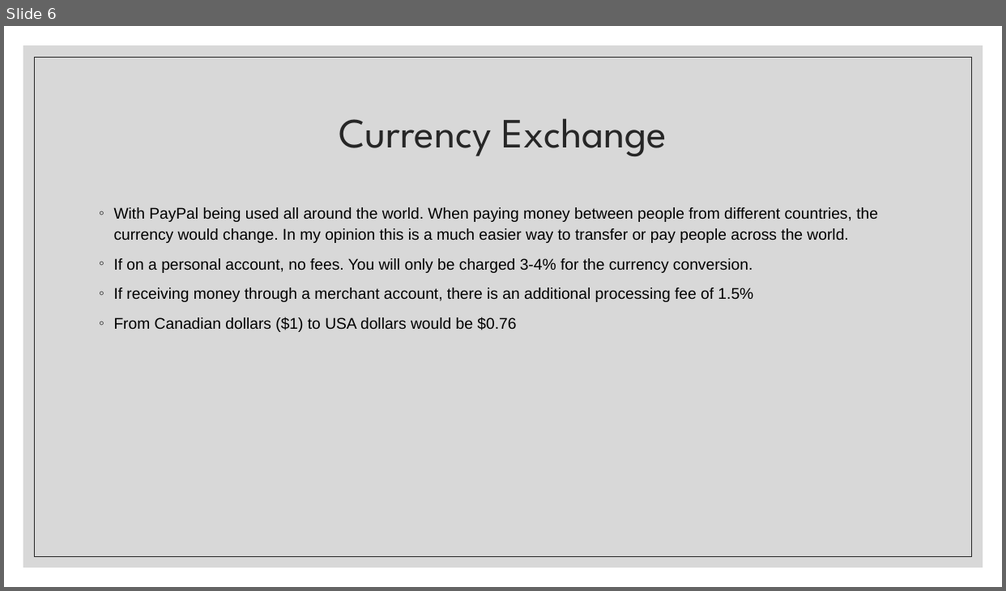
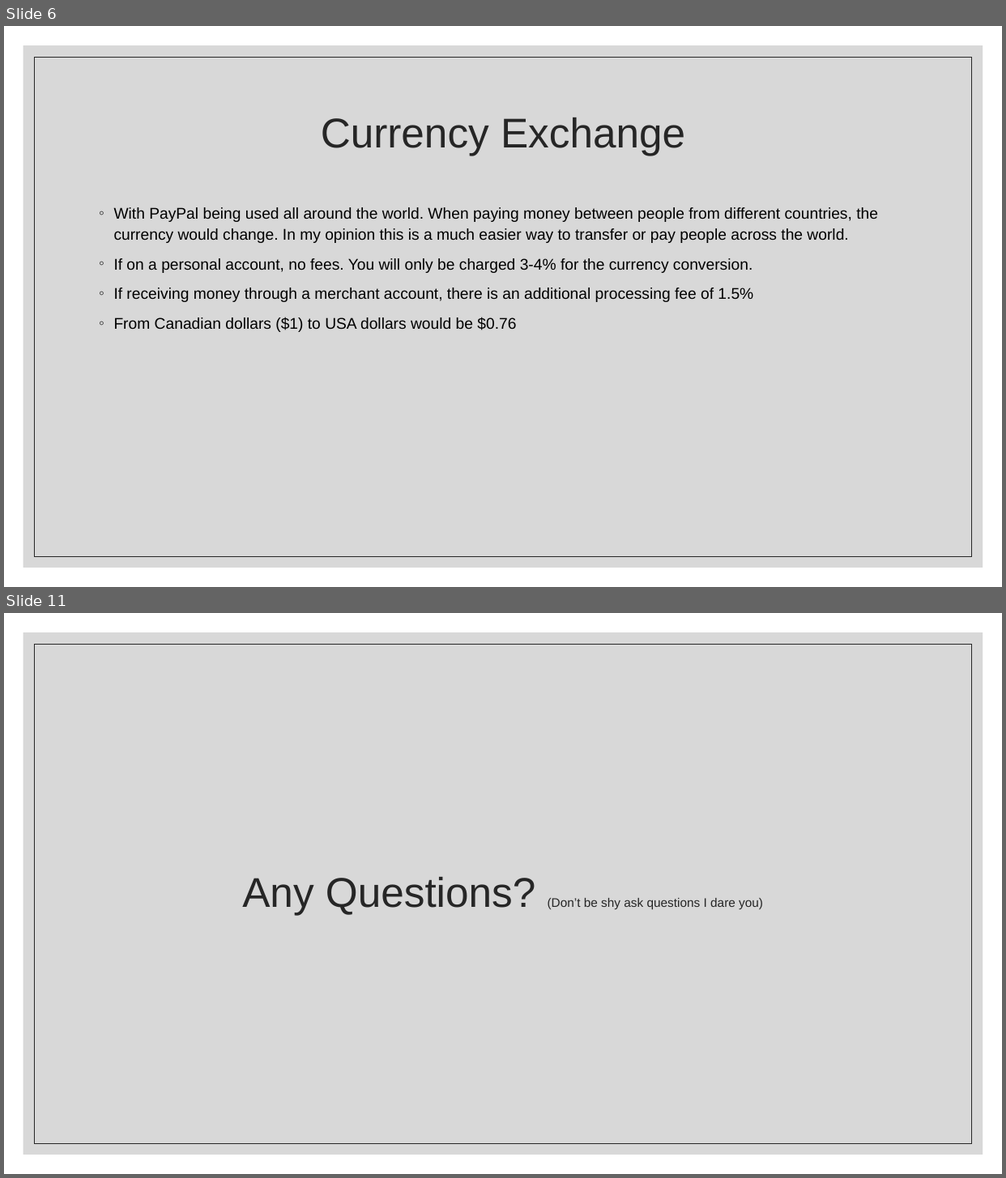
Before and after one commit to choco999/demonstration1, a slide deck: Paypal_Javascript.pptx. Shown one above the other, each under a label of ours: slide 6 before the commit, slides 6 and 11 after it; the slides between them are not shown. The pictures are 1006x591 and 1006x1178 pixels, drawn with LibreOffice and Linux fonts; fonts in the diff are those of the drawing. Boxes give left, top, right and bottom in pixels: in the first picture for what was removed or moved away, otherwise in the second. Text is boxed around its words. In the diff, an @@ line names an element or a change of style, - is before the commit and + after.

```diff
--- a/Paypal_Javascript.pptx
+++ b/Paypal_Javascript.pptx
@@ slide 11 added at box(4, 613, 1002, 1174), background #FFFFFF; not listed: 2 template elements that a slide beside it also shows @@
@@ title added at box(242, 877, 763, 915), 12 pt, text #262626 @@
+Any Questions? (Don’t be shy ask questions I dare you)
@@ slide 6 changed as well @@
@@ title "Currency Exchange" at box(321, 118, 685, 156): font League Spartan to Arial @@
```
Also in this commit, not shown: 5 other slides changed, 4 other slides added.
